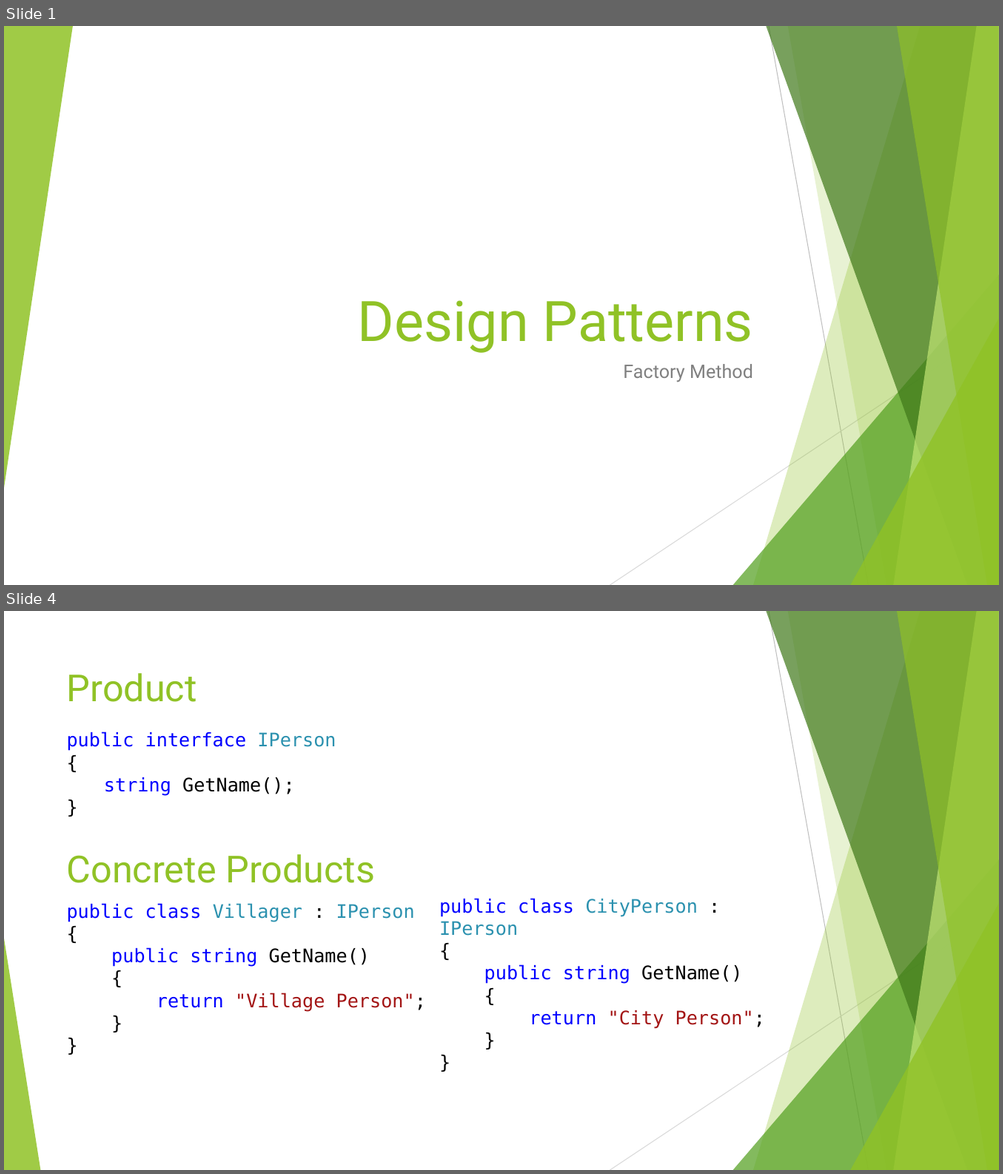
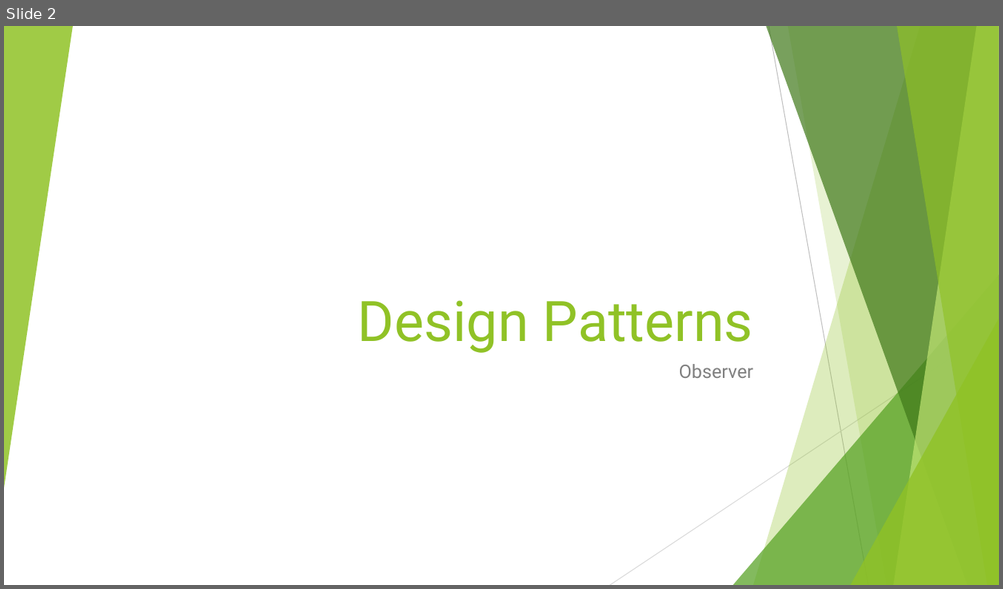
Before and after one commit to cmelende/Design-Patterns, a slide deck: Notes/Powerpoints/Observer.pptx. Shown one above the other, each under a label of ours: slides 1 and 4 before the commit, slide 2 after it; the slides between them are not shown. The pictures are 1003x1174 and 1003x589 pixels, drawn with LibreOffice and Linux fonts; fonts in the diff are those of the drawing. Boxes give left, top, right and bottom in pixels: in the first picture for what was removed or moved away, otherwise in the second. Text is boxed around its words. In the diff, an @@ line names an element or a change of style, - is before the commit and + after.

```diff
--- a/Notes/Powerpoints/Observer.pptx
+++ b/Notes/Powerpoints/Observer.pptx
@@ slide 4 removed at bbox=[4, 611, 999, 1170], background #FFFFFF; not listed: 9 template elements that a slide beside it also shows @@
@@ title removed at bbox=[67, 673, 197, 702] @@
-Product
@@ text removed at bbox=[67, 732, 336, 796] @@
-public interface IPerson
-{
-string GetName();
-}
@@ text removed at bbox=[67, 854, 375, 883] @@
-Concrete Products
@@ text removed at bbox=[439, 898, 765, 1029] @@
-public class CityPerson : IPerson
-{
-public string GetName()
-{
-return "City Person";
-}
-}
@@ text removed at bbox=[67, 903, 426, 1012] @@
-public class Villager : IPerson
-{
-public string GetName()
-{
-return "Village Person";
-}
-}
@@ triangle removed at bbox=[4, 939, 40, 1170] @@
@@ what was slide 1 is now slide 2 @@
@@ slide 2 changed as well @@
@@ subtitle at bbox=[679, 364, 753, 378]: text changed @@
-Factory Method
+Observer
```
Also in this commit, not shown: 2 other slides changed, 2 slides added, 3 other slides removed.
